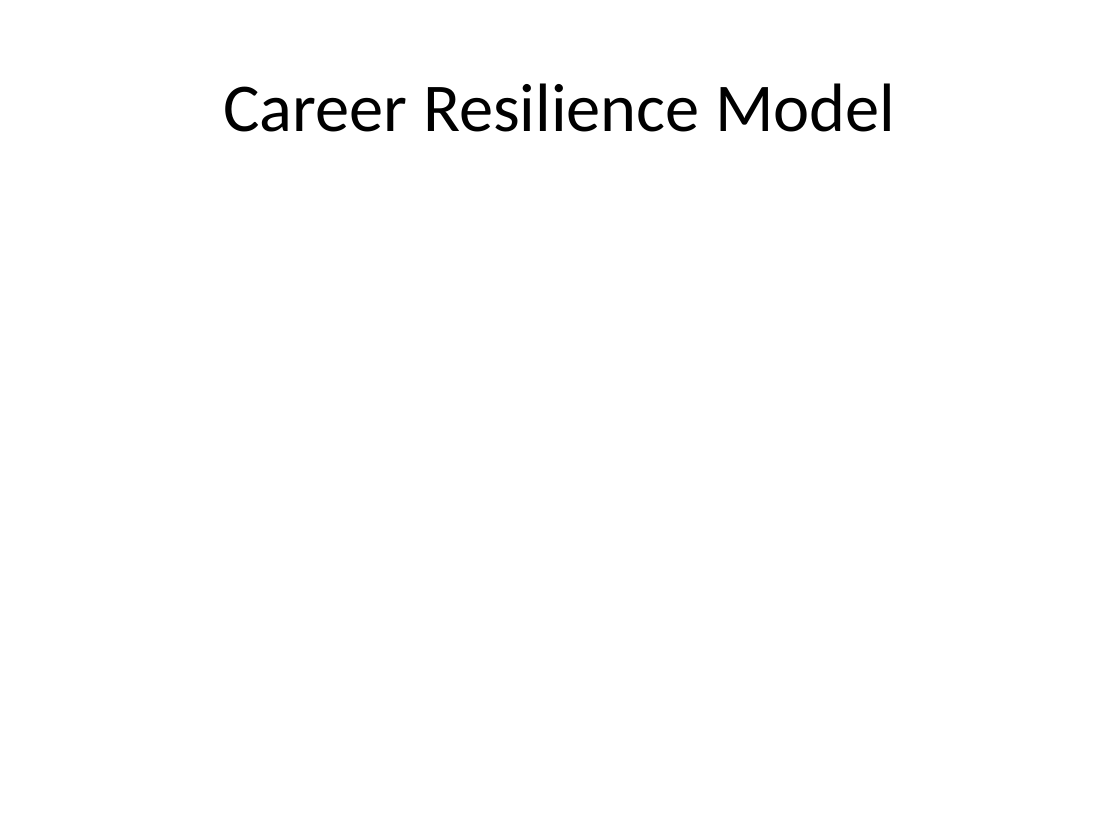
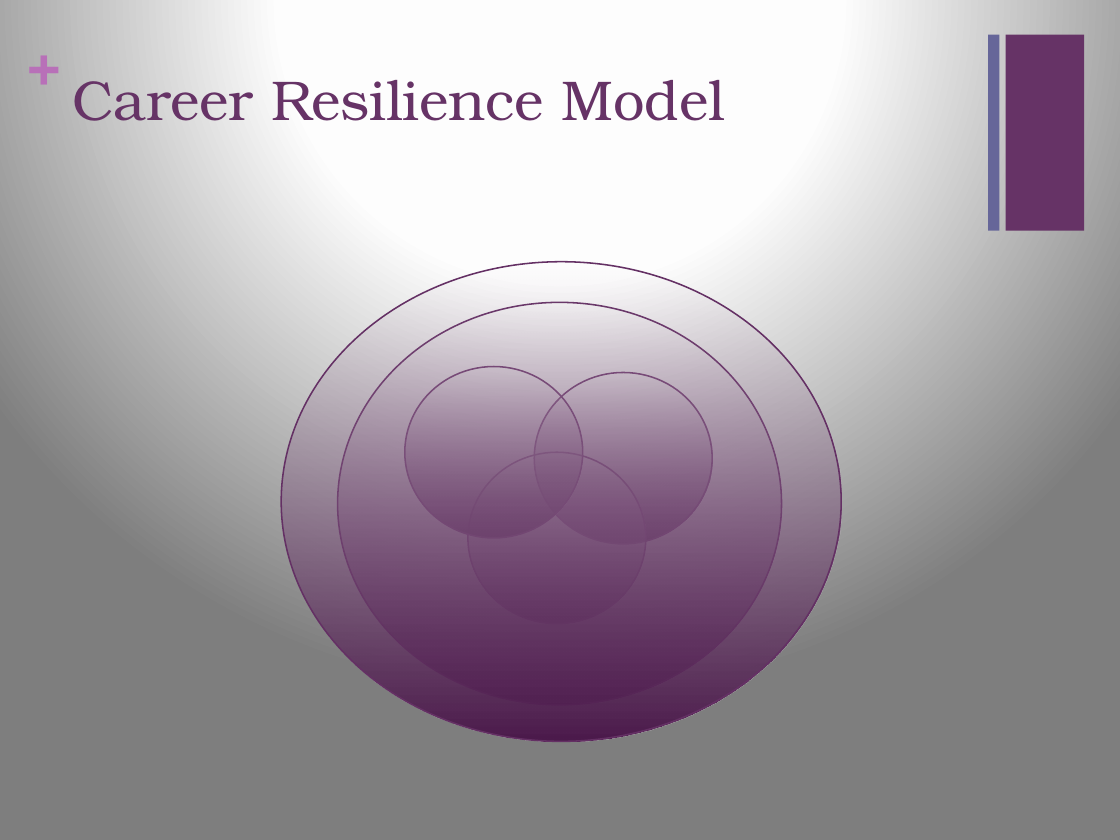
Before and after one commit to dpetousis/test, a slide deck: slide 5 of LBS Presentation.pptx. Drawn at 1120x840 pixels with LibreOffice and Linux fonts; fonts in the diff are those of the drawing. Boxes give left, top, right and bottom in pixels: in the first picture for what was removed or moved away, otherwise in the second. Text is boxed around its words. In the diff, an @@ line names an element or a change of style, - is before the commit and + after.

```diff
--- a/LBS Presentation.pptx
+++ b/LBS Presentation.pptx
@@ background #FFFFFF to gradient #FFFFFF to #FEFEFE to #7F7F7F @@
@@ text added at [27,28,59,96], 36 pt, text #B870B8, bold @@
++
@@ title "Career Resilience Model": place and size @@
-title "Career Resilience Model" at [223,83,895,132]
+title "Career Resilience Model" at [72,80,726,121]
@@ title "Career Resilience Model" at [72,80,726,121]: size 44 to 36 pt, font Calibri to TeX Gyre Bonum, text colour #000000 to #663366; alignment centre to left; vertical alignment middle to top @@
@@ rectangle added at [988,35,999,231], fill #666699 @@
@@ rectangle added at [1006,35,1084,231], fill #663366 @@
@@ ellipse added at [281,262,841,741], fill gradient #AF94AF to #4D1A4D, outline #653165 1 pt @@
@@ ellipse added at [337,302,781,704], fill gradient #AF94AF to #4D1A4D, outline #653165 1 pt @@
@@ ellipse added at [404,366,582,538], fill gradient #AF94AF to #4D1A4D, outline #653165 1 pt @@
@@ ellipse added at [534,373,712,544], fill gradient #AF94AF to #4D1A4D, outline #653165 1 pt @@
@@ ellipse added at [468,452,646,624], fill gradient #AF94AF to #4D1A4D, outline #653165 1 pt @@
```
Also in this commit, not shown: 8 other slides changed, 1 slide added, 1 slide removed.
